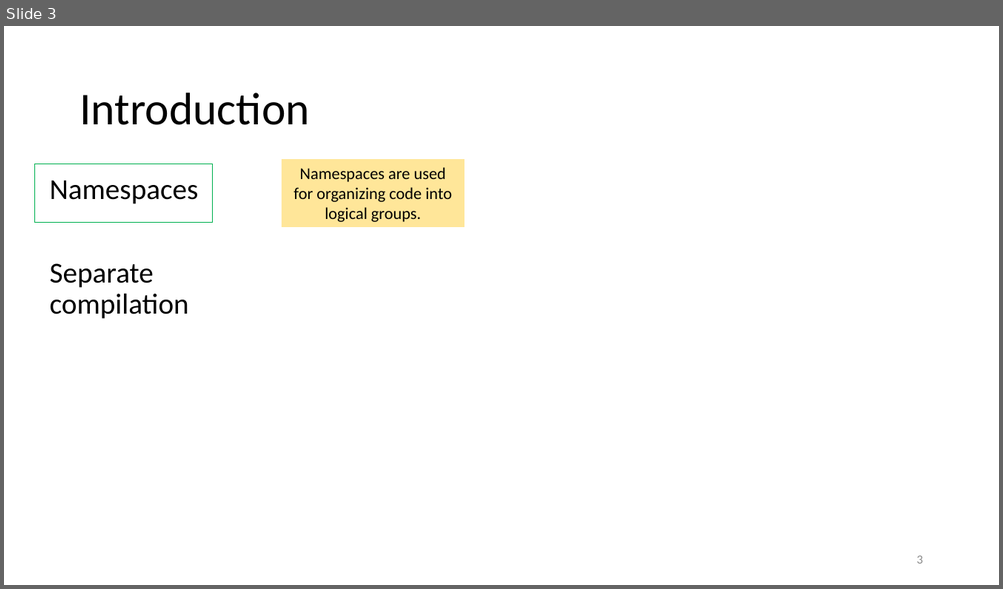
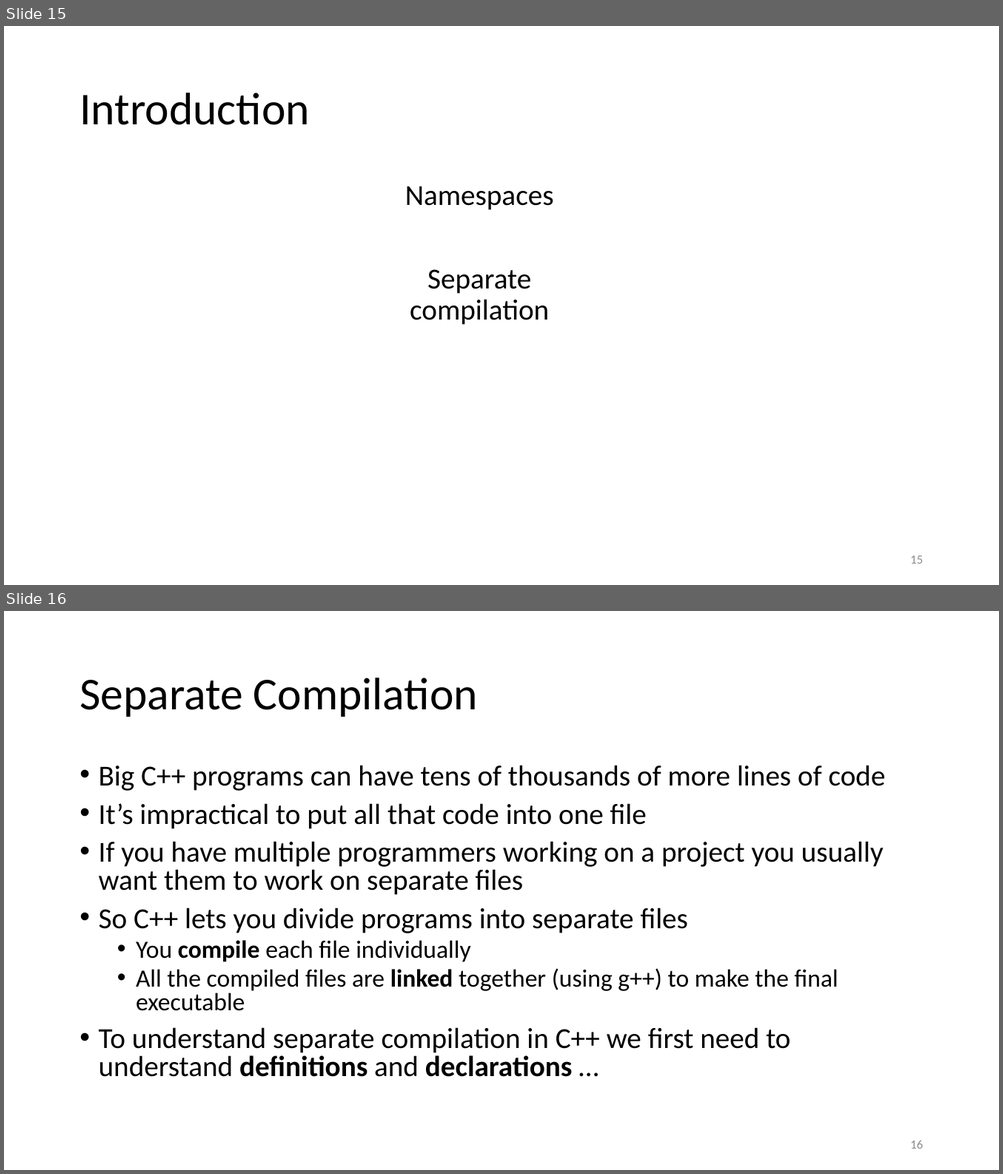
Before and after one commit to tjd1234/cmpt135spring2024, a slide deck: sample_code/week8/week8_cmpt135.pptx. Shown one above the other, each under a label of ours: slide 3 before the commit, slides 15 and 16 after it. The pictures are 1003x589 and 1003x1174 pixels, drawn with LibreOffice and Linux fonts; fonts in the diff are those of the drawing. Boxes give left, top, right and bottom in pixels: in the first picture for what was removed or moved away, otherwise in the second. Text is boxed around its words. In the diff, an @@ line names an element or a change of style, - is before the commit and + after.

```diff
--- a/sample_code/week8/week8_cmpt135.pptx
+++ b/sample_code/week8/week8_cmpt135.pptx
@@ slide 16 added at <box>4,611,999,1170</box>, background #FFFFFF @@
@@ title added at <box>79,678,478,717</box>, 44 pt, text #000000 @@
+Separate Compilation
@@ text added at <box>99,765,885,1077</box>, 28 pt, text #000000 @@
+• Big C++ programs can have tens of thousands of more lines of code
+• It’s impractical to put all that code into one file
+• If you have multiple programmers working on a project you usually want them to work on separate files
+• So C++ lets you divide programs into separate files
+  • You compile each file individually
+  • All the compiled files are linked together (using g++) to make the final executable
+• To understand separate compilation in C++ we first need to understand definitions and declarations …
@@ page number added at <box>910,1141,922,1149</box>, 12 pt, text #8C8C8C @@
+16
@@ what was slide 3 is now slide 15 @@
@@ slide 15 changed as well @@
@@ rectangle removed at <box>34,164,212,223</box> @@
@@ rectangle removed at <box>282,159,464,227</box> @@
-Namespaces are used for organizing code into logical groups.
@@ text "Namespaces": place and size @@
-text "Namespaces" at <box>50,181,199,319</box>
+text "Namespaces" at <box>405,187,554,325</box>
@@ text "Namespaces" at <box>405,187,554,325</box>: alignment left to centre @@
@@ page number at <box>910,556,922,564</box>: text changed @@
-3
+15
```
Also in this commit, not shown: 1 other slide changed, 38 other slides added, 19 slides removed, 3 other files.
